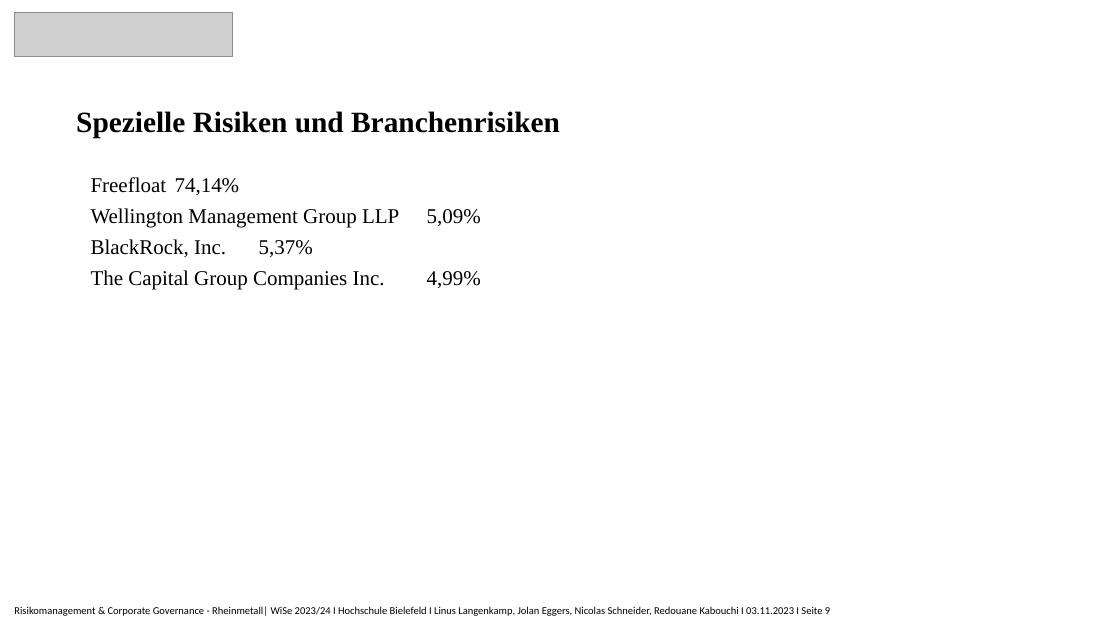
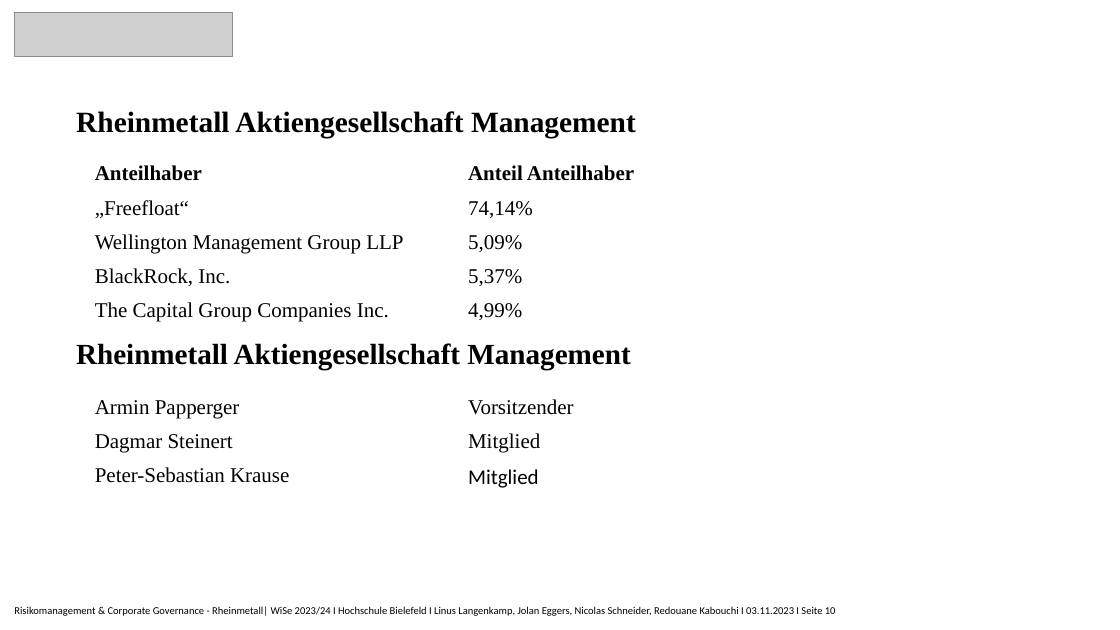
Before and after one commit to Nicolas2912/Risikomanagment_Rheinmetall, a slide deck: slide 10 of Rheinmetall_Präsentation.pptx (slide 9 before the commit). Drawn at 1120x630 pixels with LibreOffice and Linux fonts; fonts in the diff are those of the drawing; grey boxes stand for pictures. Boxes give left, top, right and bottom in pixels: in the first picture for what was removed or moved away, otherwise in the second. Text is boxed around its words. In the diff, an @@ line names an element or a change of style, - is before the commit and + after.

Commit message:
Präsentation Update

```diff
--- a/Rheinmetall_Präsentation.pptx
+++ b/Rheinmetall_Präsentation.pptx
@@ title at (x1=76, y1=111, x2=636, y2=138): text changed @@
-Spezielle Risiken und Branchenrisiken
+Rheinmetall Aktiengesellschaft Management
@@ table added at (x1=87, y1=158, x2=833, y2=329), 5 rows, 2 columns @@
+Anteilhaber | Anteil Anteilhaber
+„Freefloat“ | 74,14%
+Wellington Management Group LLP | 5,09%
+BlackRock, Inc. | 5,37%
+The Capital Group Companies Inc. | 4,99%
@@ text removed at (x1=91, y1=177, x2=481, y2=290) @@
-Freefloat 74,14%
-Wellington Management Group LLP 5,09%
-BlackRock, Inc. 5,37%
-The Capital Group Companies Inc. 4,99%
@@ text added at (x1=76, y1=343, x2=630, y2=369), 25 pt, text #000000, bold @@
+Rheinmetall Aktiengesellschaft Management
@@ table added at (x1=87, y1=392, x2=833, y2=494), 3 rows, 2 columns @@
+Armin Papperger | Vorsitzender
+Dagmar Steinert | Mitglied
+Peter-Sebastian Krause | Mitglied
@@ text at (x1=14, y1=606, x2=836, y2=616): text changed @@
-Risikomanagement & Corporate Governance - Rheinmetall| WiSe 2023/24 I Hochschule Bielefeld I Linus Langenkamp, Jolan Eggers, Nicolas Schneider, Redouane Kabouchi I 03.11.2023 I Seite 9
+Risikomanagement & Corporate Governance - Rheinmetall| WiSe 2023/24 I Hochschule Bielefeld I Linus Langenkamp, Jolan Eggers, Nicolas Schneider, Redouane Kabouchi I 03.11.2023 I Seite 10
```
Also in this commit, not shown: 5 other slides changed, 5 slides added, 2 slides removed.
